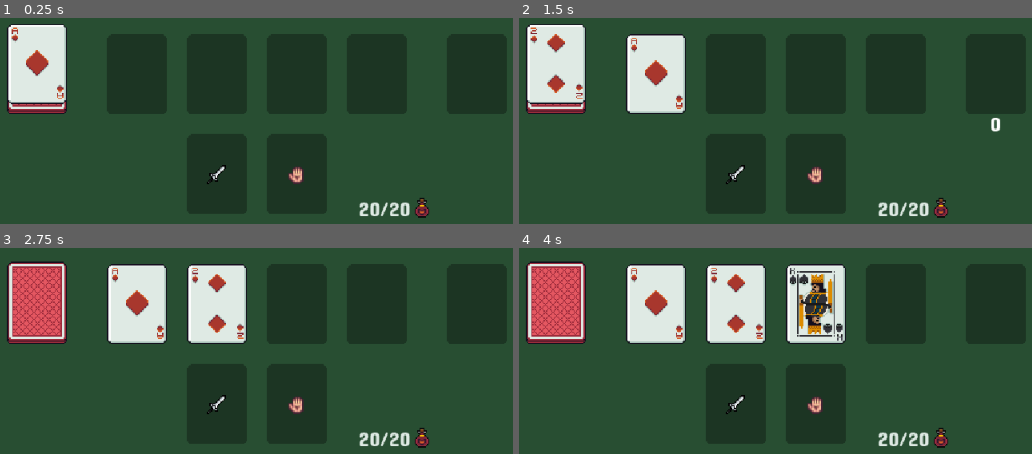
Above: before the commit, frames 1-4 (two rows, left to right).
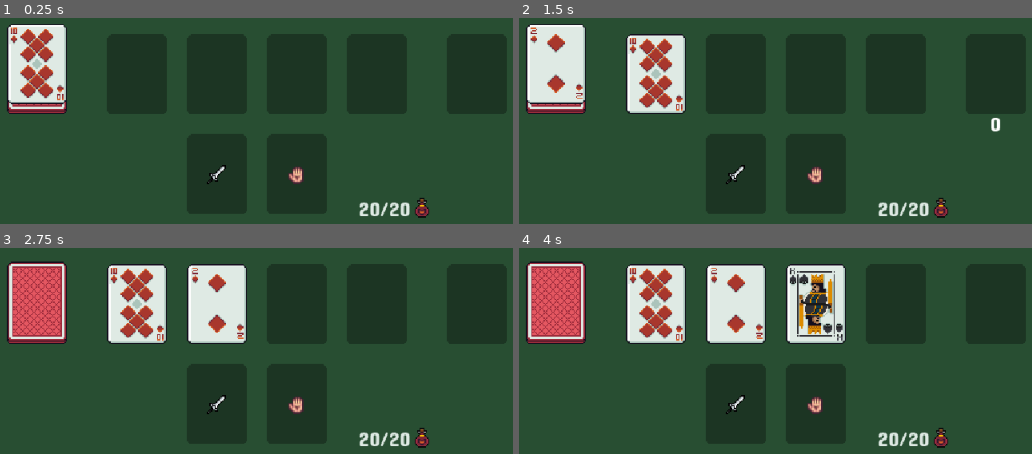
Above: after the commit, the same moments.

Repository: jrobchin/dungeon-drawer
Game: Godot game, scene res://scenes/main/main.tscn
Same seed, same stepped clock (60 frames per second), same inputs: the game is played once before the commit and once after it.
Inputs (mouse positions are in pixels of both pictures, inside the frame that each line leads up to):
- Up to frame 1 (0.25 s): no input
- Up to frame 2 (1.5 s): tap Enter at 0.5 s; drag from (554, 69) to (996, 69) at 0.52 s; drag from (996, 69) to (554, 69) at 1.27 s
- Up to frame 3 (2.75 s): move the mouse to (138, 303) at 2.02 s; click (138, 303) at 2.17 s
- Up to frame 4 (4 s): tap Space at 2.75 s; drag from (734, 303) to (816, 404) at 2.77 s; drag from (580, 295) to (816, 404) at 3.52 s

The runs differ from the first frame. In frame 1, 1.8% of the frame differs, in the area x 1-13%, y 4-41%; in frame 2, 1.8%, in the area x 21-32%, y 9-46%; in frame 3, 1.8%; in frame 4, 1.8%.

Commit message:
add player ability

Diff:
--- a/project.godot
+++ b/project.godot
@@ -27,6 +27,7 @@
 debug/info_logs_enabled=true
 debug/info_logs_stack_enabled=false
 game/max_player_health=20
+game/total_player_moves=3
 
 [debug]
 
--- a/scenes/card_drop/card_drop.tscn
+++ b/scenes/card_drop/card_drop.tscn
@@ -1,17 +1,11 @@
-[gd_scene load_steps=5 format=3 uid="uid://bboubiqc5e838"]
+[gd_scene load_steps=4 format=3 uid="uid://bboubiqc5e838"]
 
 [ext_resource type="Script" uid="uid://dtkxmf6gj47nm" path="res://scenes/card_drop/card_drop.gd" id="1_fchqc"]
 [ext_resource type="Texture2D" uid="uid://bqopnmngqe0fk" path="res://assets/cards.png" id="2_w06pe"]
 [ext_resource type="Script" uid="uid://65baxi3366lw" path="res://scenes/card_drop/placeholder_highlight.gd" id="2_w7xi1"]
 
-[sub_resource type="RectangleShape2D" id="RectangleShape2D_7smn1"]
-size = Vector2(16, 16)
-
 [node name="CardDrop" type="Area2D"]
 script = ExtResource("1_fchqc")
-
-[node name="CollisionShape2D" type="CollisionShape2D" parent="."]
-shape = SubResource("RectangleShape2D_7smn1")
 
 [node name="Placeholder" type="Sprite2D" parent="."]
 texture = ExtResource("2_w06pe")
--- /dev/null
+++ b/scenes/main/hand_ability.gd
@@ -0,0 +1,4 @@
+extends PlayerAbility
+
+@export var discard_deck: Deck
+@export var room: Room
--- a/scenes/main/main.tscn
+++ b/scenes/main/main.tscn
@@ -24,6 +24,10 @@
 [ext_resource type="Theme" uid="uid://cg4eeh61cnmp1" path="res://themes/main.tres" id="15_ou6is"]
 [ext_resource type="Script" uid="uid://b306wawemnmbu" path="res://scenes/main/health_label.gd" id="16_necax"]
 [ext_resource type="Script" uid="uid://bonjlwgtxp4ei" path="res://scenes/main/health_icon.gd" id="17_nvumn"]
+[ext_resource type="Script" uid="uid://b7ein7xm50q7a" path="res://scenes/main/hand_ability.gd" id="20_37hlw"]
+
+[sub_resource type="RectangleShape2D" id="RectangleShape2D_37hlw"]
+size = Vector2(40, 60)
 
 [sub_resource type="LabelSettings" id="LabelSettings_necax"]
 font_color = Color(0.8745098, 0.91764706, 0.89411765, 1)
@@ -37,12 +41,11 @@
 [node name="Screenshot" type="Node" parent="."]
 script = ExtResource("2_p8abn")
 
-[node name="DebugActions" type="Node" parent="." node_paths=PackedStringArray("room", "card_manager", "state_initializer", "state_manager", "drawDeck", "game_state_machine")]
+[node name="DebugActions" type="Node" parent="." node_paths=PackedStringArray("room", "card_manager", "state_initializer", "drawDeck", "game_state_machine")]
 script = ExtResource("3_s17dp")
 room = NodePath("../Room")
 card_manager = NodePath("../CardManager")
 state_initializer = NodePath("../StateInitializer")
-state_manager = NodePath("")
 drawDeck = NodePath("../DrawDeck")
 game_state_machine = NodePath("../GameStateMachine")
 
@@ -118,6 +121,9 @@
 region_enabled = true
 region_rect = Rect2(16, 16, 16, 16)
 
+[node name="CollisionShape2D" type="CollisionShape2D" parent="WeaponCardDrop"]
+shape = SubResource("RectangleShape2D_37hlw")
+
 [node name="HandCardDrop" parent="." instance=ExtResource("4_hxu8e")]
 position = Vector2(332, 192)
 
@@ -138,12 +144,11 @@
 deck_draw_player = NodePath("../DeckDrawStreamPlayer")
 card_place_player = NodePath("../CardPlaceStreamPlayer")
 
-[node name="StateInitializer" type="Node" parent="." node_paths=PackedStringArray("draw_deck", "discard_deck", "room", "state_manager", "card_tree", "game_state_machine", "weapon_card_drop", "hand_card_drop")]
+[node name="StateInitializer" type="Node" parent="." node_paths=PackedStringArray("draw_deck", "discard_deck", "room", "card_tree", "game_state_machine", "weapon_card_drop", "hand_card_drop")]
 script = ExtResource("5_ow5a4")
 draw_deck = NodePath("../DrawDeck")
 discard_deck = NodePath("../DiscardDeck")
 room = NodePath("../Room")
-state_manager = NodePath("")
 card_tree = NodePath("../CardTree")
 game_state_machine = NodePath("../GameStateMachine")
 weapon_card_drop = NodePath("../WeaponCardDrop")
@@ -161,17 +166,18 @@
 script = ExtResource("8_b1x3f")
 card_manager = NodePath("../../CardManager")
 
-[node name="PlayerTurn" type="Node" parent="GameStateMachine" node_paths=PackedStringArray("state_manager", "room", "card_tree")]
+[node name="PlayerTurn" type="Node" parent="GameStateMachine" node_paths=PackedStringArray("room", "card_tree")]
 script = ExtResource("10_ouso4")
-state_manager = NodePath("")
 room = NodePath("../../Room")
 card_tree = NodePath("../../CardTree")
 
-[node name="WeaponAbility" type="Node" parent="GameStateMachine/PlayerTurn" node_paths=PackedStringArray("discard_deck", "room", "state_manager")]
+[node name="HandAbility" type="Node" parent="GameStateMachine/PlayerTurn"]
+script = ExtResource("20_37hlw")
+
+[node name="WeaponAbility" type="Node" parent="GameStateMachine/PlayerTurn" node_paths=PackedStringArray("discard_deck", "room")]
 script = ExtResource("14_r4lks")
 discard_deck = NodePath("../../../DiscardDeck")
 room = NodePath("../../../Room")
-state_manager = NodePath("")
 
 [node name="DeckDrawStreamPlayer" type="AudioStreamPlayer" parent="."]
 stream = ExtResource("12_th5th")
--- /dev/null
+++ b/scenes/main/player_ability.gd
@@ -0,0 +1,16 @@
+class_name PlayerAbility
+extends Node
+
+var player_turn: PlayerTurn
+
+
+func _ready() -> void:
+	var parent = get_parent()
+	assert(parent is PlayerTurn, "%s must be a child of %s" % [self, "PlayerTurn"])
+	player_turn = parent as PlayerTurn
+
+
+func is_players_turn() -> bool:
+	if player_turn.is_active:
+		return true
+	return false
--- a/scenes/main/player_turn.gd
+++ b/scenes/main/player_turn.gd
@@ -11,10 +11,15 @@
 var is_active: bool = false
 
 
+func _ready() -> void:
+	Store.player_health_changed.connect(_on_player_health_changed)
+	Store.player_move_changed.connect(_on_player_move_changed)
+
+
 func enter(_previous_state_path: String, _data := { }) -> void:
 	is_active = true
 
-	Store.player_turn += 1
+	Store.player_move = 0
 
 	room.set_draggable(true)
 
@@ -24,4 +29,17 @@
 func exit() -> void:
 	is_active = false
 
+	Store.player_turn += 1
+
 	card_tree.set_draggable(false)
+
+
+func _on_player_health_changed(value: int):
+	if value == 0:
+		push_error("Losing not implemented yet!")
+
+
+func _on_player_move_changed(value: int):
+	if value >= Settings.total_player_moves:
+		Debug.print_info("Player move ended")
+		finished.emit(GameState.DEALING_ROOM)
--- a/scenes/main/state_initializer.gd
+++ b/scenes/main/state_initializer.gd
@@ -59,7 +59,7 @@
 
 		# TODO: BELOW THIS LINE IS CUSTOM REMOVE LATER
 		Cards.Card.new(Cards.Suit.DIAMONDS, Cards.Rank.TWO),
-		Cards.Card.new(Cards.Suit.DIAMONDS, Cards.Rank.ACE),
+		Cards.Card.new(Cards.Suit.DIAMONDS, Cards.Rank.TEN),
 	]
 
 
--- a/scenes/main/weapon_ability.gd
+++ b/scenes/main/weapon_ability.gd
@@ -1,11 +1,9 @@
-extends Node
+extends PlayerAbility
 
 const CARD_PLACEMENT_OFFSET = 10
 
 @export var discard_deck: Deck
 @export var room: Room
-
-@onready var player_turn: PlayerTurn = get_parent() as PlayerTurn
 
 
 func _equip_weapon(card_drop: CardDrop, card_node: CardNode) -> bool:
@@ -107,7 +105,7 @@
 
 
 func _on_weapon_card_drop_node_dropped(droppable_area: DroppableArea, node: Node2D) -> void:
-	if !player_turn.is_active:
+	if !is_players_turn():
 		return
 
 	if node is CardNode:
@@ -115,9 +113,11 @@
 
 		Debug.print_info("Trying to drop %s on %s" % [card_node, droppable_area])
 		if _equip_weapon(droppable_area, card_node):
+			Store.player_move += 1
 			return
 
 		if _attack_monster(droppable_area, card_node):
+			Store.player_move += 1
 			return
 
 		card_node.put_back()
--- a/scripts/settings.gd
+++ b/scripts/settings.gd
@@ -4,9 +4,11 @@
 var info_logs_enabled: bool
 var info_logs_stack_enabled: bool
 var max_player_health: int
+var total_player_moves: int
 
 
 func _ready() -> void:
 	info_logs_enabled = ProjectSettings.get_setting("custom/debug/info_logs_enabled")
 	info_logs_stack_enabled = ProjectSettings.get_setting("custom/debug/info_logs_stack_enabled")
 	max_player_health = ProjectSettings.get_setting("custom/game/max_player_health")
+	total_player_moves = ProjectSettings.get_setting("custom/game/total_player_moves")
Not shown, added: scenes/main/hand_ability.gd.uid
Not shown: 1 places in scenes/main/main.tscn that only renumber resources
Not shown, added: scenes/main/player_ability.gd.uid
Not shown, changed: docs/todo.md
